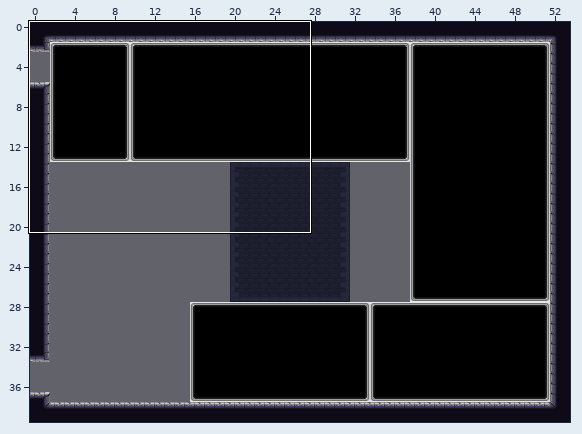
Two versions of a level (Tiled map, Assets/maps/HubRooms/6 - Queen's Spire/Boss room maybe-F1.tmx). Above: a wide view before the commit, with the close-up outlined.
Close-up. The starting point:
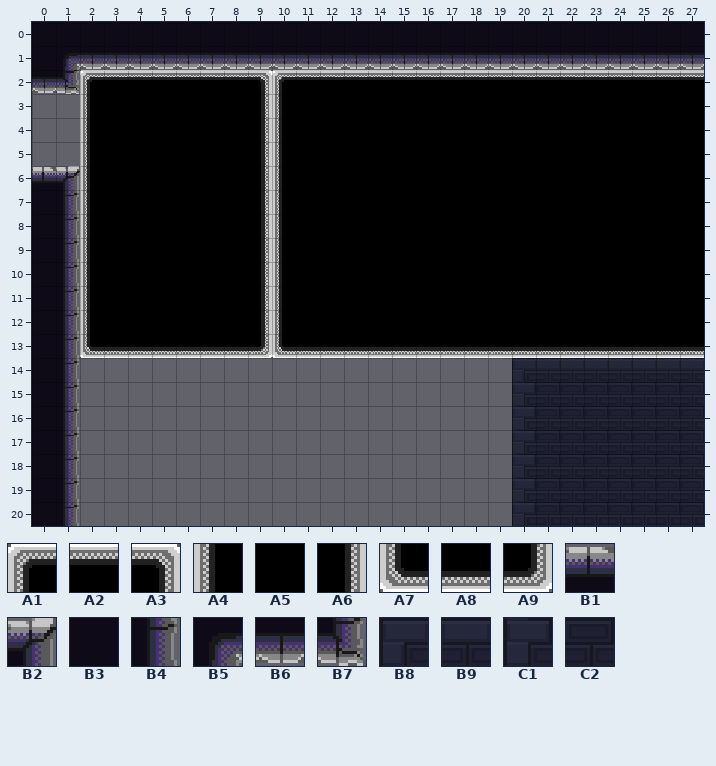
Cells are 16x16 px. Shown: x 0..27, y 0..20. The commit also changed other parts of the map, which this record leaves out.
Key: from "Memory world tileset": A1 0, A2 1, A3 2, A4 5, A5 6, A6 7, A7 10, A8 11, A9 12; from "jail_block": B1 1, B2 2, B3 9, B4 10, B5 12, B6 17, B7 18; from "jail_wall": B8 0, B9 1, C1 8, C2 9.
__ is an empty cell.
Layers that did not change in this view are not listed.
Layer "bkg_far" before, first column x 0:
 0 __ __ __ __ __ __ __ __ __ __ __ __ __ __ __ __ __ __ __ __ __ __ __ __ __ __ __ __
 1 __ __ __ __ __ __ __ __ __ __ __ __ __ __ __ __ __ __ __ __ __ __ __ __ __ __ __ __
 2 __ __ A1 A2 A2 A2 A2 A2 A2 A3 A1 A2 A2 A2 A2 A2 A2 A2 A2 A2 A2 A2 A2 A2 A2 A2 A2 A2
 3 __ __ A4 A5 A5 A5 A5 A5 A5 A6 A4 A5 A5 A5 A5 A5 A5 A5 A5 A5 A5 A5 A5 A5 A5 A5 A5 A5
 4 __ __ A4 A5 A5 A5 A5 A5 A5 A6 A4 A5 A5 A5 A5 A5 A5 A5 A5 A5 A5 A5 A5 A5 A5 A5 A5 A5
 5 __ __ A4 A5 A5 A5 A5 A5 A5 A6 A4 A5 A5 A5 A5 A5 A5 A5 A5 A5 A5 A5 A5 A5 A5 A5 A5 A5
 6 __ __ A4 A5 A5 A5 A5 A5 A5 A6 A4 A5 A5 A5 A5 A5 A5 A5 A5 A5 A5 A5 A5 A5 A5 A5 A5 A5
 7 __ __ A4 A5 A5 A5 A5 A5 A5 A6 A4 A5 A5 A5 A5 A5 A5 A5 A5 A5 A5 A5 A5 A5 A5 A5 A5 A5
 8 __ __ A4 A5 A5 A5 A5 A5 A5 A6 A4 A5 A5 A5 A5 A5 A5 A5 A5 A5 A5 A5 A5 A5 A5 A5 A5 A5
 9 __ __ A4 A5 A5 A5 A5 A5 A5 A6 A4 A5 A5 A5 A5 A5 A5 A5 A5 A5 A5 A5 A5 A5 A5 A5 A5 A5
10 __ __ A4 A5 A5 A5 A5 A5 A5 A6 A4 A5 A5 A5 A5 A5 A5 A5 A5 A5 A5 A5 A5 A5 A5 A5 A5 A5
11 __ __ A4 A5 A5 A5 A5 A5 A5 A6 A4 A5 A5 A5 A5 A5 A5 A5 A5 A5 A5 A5 A5 A5 A5 A5 A5 A5
12 __ __ A4 A5 A5 A5 A5 A5 A5 A6 A4 A5 A5 A5 A5 A5 A5 A5 A5 A5 A5 A5 A5 A5 A5 A5 A5 A5
13 __ __ A7 A8 A8 A8 A8 A8 A8 A9 A7 A8 A8 A8 A8 A8 A8 A8 A8 A8 A8 A8 A8 A8 A8 A8 A8 A8
14 __ __ __ __ __ __ __ __ __ __ __ __ __ __ __ __ __ __ __ __ B8 B9 B9 B9 B9 B9 B9 B9
15 __ __ __ __ __ __ __ __ __ __ __ __ __ __ __ __ __ __ __ __ C1 C2 C2 C2 C2 C2 C2 C2
16 __ __ __ __ __ __ __ __ __ __ __ __ __ __ __ __ __ __ __ __ C1 C2 C2 C2 C2 C2 C2 C2
17 __ __ __ __ __ __ __ __ __ __ __ __ __ __ __ __ __ __ __ __ C1 C2 C2 C2 C2 C2 C2 C2
18 __ __ __ __ __ __ __ __ __ __ __ __ __ __ __ __ __ __ __ __ C1 C2 C2 C2 C2 C2 C2 C2
19 __ __ __ __ __ __ __ __ __ __ __ __ __ __ __ __ __ __ __ __ C1 C2 C2 C2 C2 C2 C2 C2
20 __ __ __ __ __ __ __ __ __ __ __ __ __ __ __ __ __ __ __ __ C1 C2 C2 C2 C2 C2 C2 C2
Layer "ground" before, first column x 0:
 0 B3 B3 B3 B3 B3 B3 B3 B3 B3 B3 B3 B3 B3 B3 B3 B3 B3 B3 B3 B3 B3 B3 B3 B3 B3 B3 B3 B3
 1 B3 B5 B6 B6 B6 B6 B6 B6 B6 B6 B6 B6 B6 B6 B6 B6 B6 B6 B6 B6 B6 B6 B6 B6 B6 B6 B6 B6
 2 B6 B7 __ __ __ __ __ __ __ __ __ __ __ __ __ __ __ __ __ __ __ __ __ __ __ __ __ __
 3 __ __ __ __ __ __ __ __ __ __ __ __ __ __ __ __ __ __ __ __ __ __ __ __ __ __ __ __
 4 __ __ __ __ __ __ __ __ __ __ __ __ __ __ __ __ __ __ __ __ __ __ __ __ __ __ __ __
 5 __ __ __ __ __ __ __ __ __ __ __ __ __ __ __ __ __ __ __ __ __ __ __ __ __ __ __ __
 6 B1 B2 __ __ __ __ __ __ __ __ __ __ __ __ __ __ __ __ __ __ __ __ __ __ __ __ __ __
 7 B3 B4 __ __ __ __ __ __ __ __ __ __ __ __ __ __ __ __ __ __ __ __ __ __ __ __ __ __
 8 B3 B4 __ __ __ __ __ __ __ __ __ __ __ __ __ __ __ __ __ __ __ __ __ __ __ __ __ __
 9 B3 B4 __ __ __ __ __ __ __ __ __ __ __ __ __ __ __ __ __ __ __ __ __ __ __ __ __ __
10 B3 B4 __ __ __ __ __ __ __ __ __ __ __ __ __ __ __ __ __ __ __ __ __ __ __ __ __ __
11 B3 B4 __ __ __ __ __ __ __ __ __ __ __ __ __ __ __ __ __ __ __ __ __ __ __ __ __ __
12 B3 B4 __ __ __ __ __ __ __ __ __ __ __ __ __ __ __ __ __ __ __ __ __ __ __ __ __ __
13 B3 B4 __ __ __ __ __ __ __ __ __ __ __ __ __ __ __ __ __ __ __ __ __ __ __ __ __ __
14 B3 B4 __ __ __ __ __ __ __ __ __ __ __ __ __ __ __ __ __ __ __ __ __ __ __ __ __ __
15 B3 B4 __ __ __ __ __ __ __ __ __ __ __ __ __ __ __ __ __ __ __ __ __ __ __ __ __ __
16 B3 B4 __ __ __ __ __ __ __ __ __ __ __ __ __ __ __ __ __ __ __ __ __ __ __ __ __ __
17 B3 B4 __ __ __ __ __ __ __ __ __ __ __ __ __ __ __ __ __ __ __ __ __ __ __ __ __ __
18 B3 B4 __ __ __ __ __ __ __ __ __ __ __ __ __ __ __ __ __ __ __ __ __ __ __ __ __ __
19 B3 B4 __ __ __ __ __ __ __ __ __ __ __ __ __ __ __ __ __ __ __ __ __ __ __ __ __ __
20 B3 B4 __ __ __ __ __ __ __ __ __ __ __ __ __ __ __ __ __ __ __ __ __ __ __ __ __ __
Once edited:
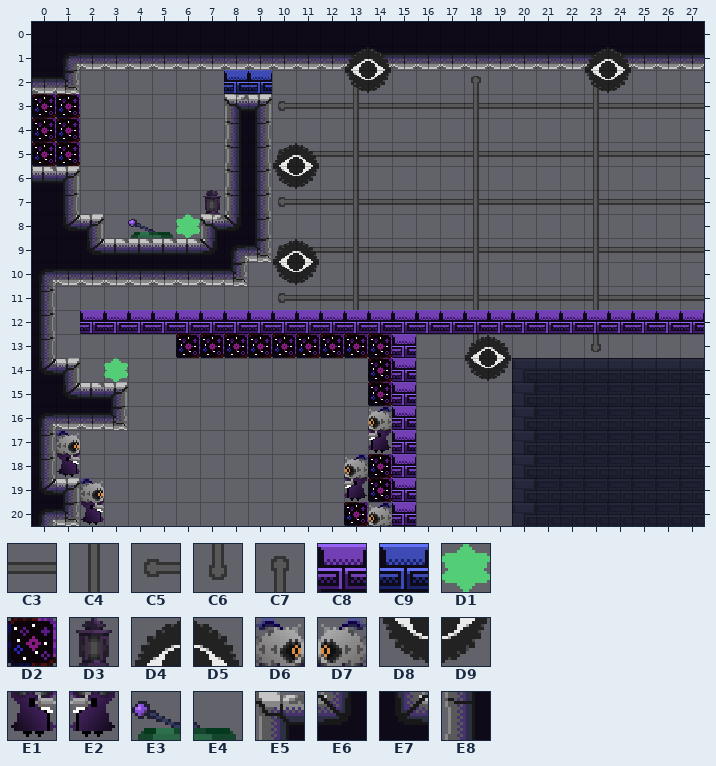
Further tiles: from "PlaceholderSprites": C3 13, C4 13 turned 270, C5 14 flipped left-right, C6 14 flipped on the diagonal, C7 14 turned 270, C8 28, C9 29, D1 42, D2 61, D3 78, D4 83, D5 84, D6 85, D7 85 flipped left-right, D8 98, D9 99, E1 100, E2 100 flipped left-right, E3 101, E4 104; from "jail_block": E5 0, E6 3, E7 4, E8 8.
Difference:
Changed rows in their new state; .. is an unchanged cell.
Layer "bkg_far":
first column x 2:
 2 __ __ __ __ __ __ __ __ __ __ __ __ __ __ __ __ __ __ __ __ __ __ __ __ __ __
 3 __ __ __ __ __ __ __ __ C5 C3 C3 C3 C3 C3 C3 C3 C3 C3 C3 C3 C3 C3 C3 C3 C3 C3
 4 __ __ __ __ __ __ __ __ __ __ __ __ __ __ __ __ __ __ __ __ __ __ __ __ __ __
 5 __ __ __ __ __ __ __ __ C5 C3 C3 C3 C3 C3 C3 C3 C3 C3 C3 C3 C3 C3 C3 C3 C3 C3
 6 __ __ __ __ __ __ __ __ __ __ __ __ __ __ __ __ __ __ __ __ __ __ __ __ __ __
 7 __ __ __ __ __ __ __ __ C5 C3 C3 C3 C3 C3 C3 C3 C3 C3 C3 C3 C3 C3 C3 C3 C3 C3
 8 __ __ __ __ __ __ __ __ __ __ __ __ __ __ __ __ __ __ __ __ __ __ __ __ __ __
 9 __ __ __ __ __ __ __ __ C5 C3 C3 C3 C3 C3 C3 C3 C3 C3 C3 C3 C3 C3 C3 C3 C3 C3
10 __ __ __ __ __ __ __ __ __ __ __ __ __ __ __ __ __ __ __ __ __ __ __ __ __ __
11 __ __ __ __ __ __ __ __ C5 C3 C3 C3 C3 C3 C3 C3 C3 C3 C3 C3 C3 C3 C3 C3 C3 C3
12 __ __ __ __ __ __ __ __ __ __ __ __ __ __ __ __ __ __ __ __ __ __ __ __ __ __
13 __ __ __ __ __ __ __ __ __ __ __ __ __ __ __ __ __ __ __ __ __ __ __ __ __ __
Layer "bkg_close":
first column x 13:
 2 C7 .. .. .. .. C7 .. .. .. .. C7
 3 C4 .. .. .. .. C4 .. .. .. .. C4
 4 C4 .. .. .. .. C4 .. .. .. .. C4
 5 C4 .. .. .. .. C4 .. .. .. .. C4
 6 C4 .. .. .. .. C4 .. .. .. .. C4
 7 C4 .. .. .. .. C4 .. .. .. .. C4
 8 C4 .. .. .. .. C4 .. .. .. .. C4
 9 C4 .. .. .. .. C4 .. .. .. .. C4
10 C4 .. .. .. .. C4 .. .. .. .. C4
11 C4 .. .. .. .. C4 .. .. .. .. C4
13 C6 .. .. .. .. C6 .. .. .. .. C6
Layer "onoff-defaultoff(blue)":
first column x 8:
 2 C9 C9
Layer "onoff2-defaulton(purple)":
first column x 2:
12 C8 C8 C8 C8 C8 C8 C8 C8 C8 C8 C8 C8 C8 C8 C8 C8 C8 C8 C8 C8 C8 C8 C8 C8 C8 C8
13 .. .. .. .. .. .. .. .. .. .. .. .. .. C8 .. .. .. .. .. .. .. .. .. .. .. ..
14 .. .. .. .. .. .. .. .. .. .. .. .. .. C8 .. .. .. .. .. .. .. .. .. .. .. ..
15 .. .. .. .. .. .. .. .. .. .. .. .. .. C8 .. .. .. .. .. .. .. .. .. .. .. ..
16 .. .. .. .. .. .. .. .. .. .. .. .. .. C8 .. .. .. .. .. .. .. .. .. .. .. ..
17 .. .. .. .. .. .. .. .. .. .. .. .. .. C8 .. .. .. .. .. .. .. .. .. .. .. ..
18 .. .. .. .. .. .. .. .. .. .. .. .. .. C8 .. .. .. .. .. .. .. .. .. .. .. ..
19 .. .. .. .. .. .. .. .. .. .. .. .. .. C8 .. .. .. .. .. .. .. .. .. .. .. ..
20 .. .. .. .. .. .. .. .. .. .. .. .. .. C8 .. .. .. .. .. .. .. .. .. .. .. ..
Layer "ground":
first column x 0:
 3 D2 D2 .. .. .. .. .. .. E5 B2 .. .. .. .. .. .. .. .. .. ..
 4 D2 D2 .. .. .. .. .. .. E8 B4 .. .. .. .. .. .. .. .. .. ..
 5 D2 D2 .. .. .. .. .. .. E8 B4 D4 D5 .. .. .. .. .. .. .. ..
 6 .. .. .. .. .. .. .. .. E8 B4 D8 D9 .. .. .. .. .. .. .. ..
 7 .. .. .. .. .. .. .. D3 E8 B4 .. .. .. .. .. .. .. .. .. ..
 8 .. E7 B2 .. E3 E4 D1 E5 E6 B4 .. .. .. .. .. .. .. .. .. ..
 9 .. B3 E7 B1 B1 B1 B1 E6 B5 B7 D4 D5 .. .. .. .. .. .. .. ..
10 B5 B6 B6 B6 B6 B6 B6 B6 B7 .. D8 D9 .. .. .. .. .. .. .. ..
11 B4 __ .. .. .. .. .. .. .. .. .. .. .. .. .. .. .. .. .. ..
12 B4 __ .. .. .. .. .. .. .. .. .. .. .. .. .. .. .. .. .. ..
13 B4 __ .. .. .. .. D2 D2 D2 D2 D2 D2 D2 D2 D2 .. .. .. D4 D5
14 E7 B2 .. D1 .. .. .. .. .. .. .. .. .. .. D2 .. .. .. D8 D9
15 .. E7 B1 B2 .. .. .. .. .. .. .. .. .. .. D2 .. .. .. .. ..
16 B5 B6 B6 B7 .. .. .. .. .. .. .. .. .. .. D7 .. .. .. .. ..
17 B4 D6 .. .. .. .. .. .. .. .. .. .. .. .. E2 .. .. .. .. ..
18 B4 E1 .. .. .. .. .. .. .. .. .. .. .. D7 D2 .. .. .. .. ..
19 E7 B2 D6 .. .. .. .. .. .. .. .. .. .. E2 D2 .. .. .. .. ..
20 B5 B7 E1 .. .. .. .. .. .. .. .. .. .. D2 D7 .. .. .. .. ..
Layer "foreground":
first column x 13:
 1 D4 D5 .. .. .. .. .. .. .. .. D4 D5
 2 D8 D9 .. .. .. .. .. .. .. .. D8 D9
Boxes around the changes in both close-ups, in picture pixels (x1, y1, x2, y2):
changed: (32, 47, 704, 526)
